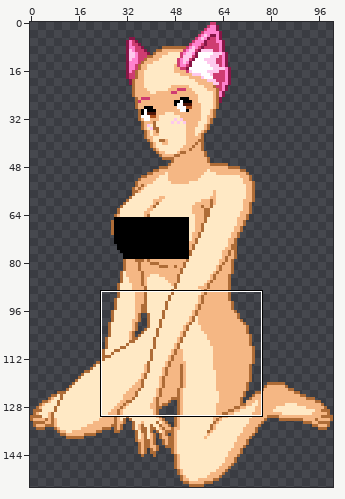
Sprite sheet, stored at base-censored.png. The picture above shows the old version from afar; the outline marks the close-up.
Close-up. Before:
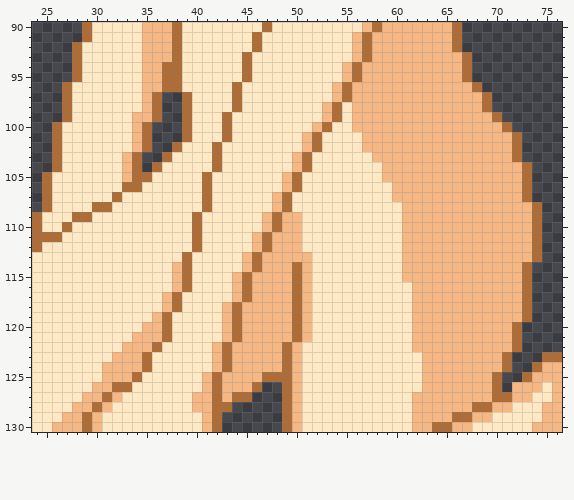
The file is 101x155 pixels. Shown: x 24..76, y 90..130. The commit also changed other parts of the picture, which this record leaves out.
The same view after the edit:
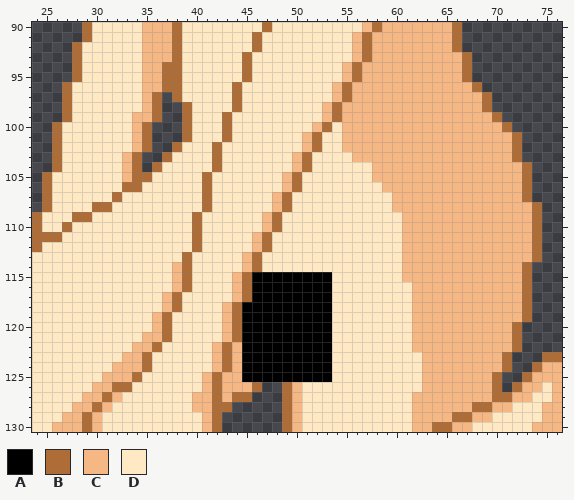
Palette (. is transparent): A #000000  B #ae6c37  C #f5b784  D #ffe9c5
The exact change:
{"y":97,"x":38,"old":".B","new":"BD"}
{"y":98,"x":55,"old":"D","new":"C"}
{"y":99,"x":55,"old":"D","new":"C"}
{"y":100,"x":55,"old":"D","new":"C"}
{"y":101,"x":55,"old":"DD","new":"CC"}
{"y":102,"x":55,"old":"DD","new":"CC"}
{"y":103,"x":56,"old":"DD","new":"CC"}
{"y":104,"x":58,"old":"D","new":"C"}
{"y":105,"x":58,"old":"D","new":"C"}
{"y":106,"x":59,"old":"D","new":"C"}
{"y":108,"x":60,"old":"D","new":"C"}
{"y":109,"x":49,"old":"CC","new":"DD"}
{"y":110,"x":49,"old":"CC","new":"DD"}
{"y":111,"x":48,"old":"CCC","new":"DDD"}
{"y":112,"x":48,"old":"CCC","new":"DDD"}
{"y":113,"x":47,"old":"CCCCC","new":"DDDDD"}
{"y":114,"x":47,"old":"CCCBC","new":"DDDDD"}
{"y":115,"x":46,"old":"CCCCBCDD","new":"AAAAAAAA"}
{"y":116,"x":46,"old":"CCCCBCDD","new":"AAAAAAAA"}
{"y":117,"x":46,"old":"CCCCBCDD","new":"AAAAAAAA"}
{"y":118,"x":45,"old":"CCCCCBCDD","new":"AAAAAAAAA"}
{"y":119,"x":45,"old":"CCCCCBCDD","new":"AAAAAAAAA"}
{"y":120,"x":35,"old":"C","new":"D"}
{"y":120,"x":45,"old":"CCCCCBCDD","new":"AAAAAAAAA"}
{"y":121,"x":34,"old":"C","new":"D"}
{"y":121,"x":45,"old":"CCCCCBCDD","new":"AAAAAAAAA"}
{"y":122,"x":33,"old":"C","new":"D"}
{"y":122,"x":45,"old":"CCCCBCDDD","new":"AAAAAAAAA"}
{"y":123,"x":32,"old":"C","new":"D"}
{"y":123,"x":45,"old":"CCCCBCDDD","new":"AAAAAAAAA"}
{"y":124,"x":31,"old":"C","new":"D"}
{"y":124,"x":45,"old":"CCCCBCDDD","new":"AAAAAAAAA"}
{"y":125,"x":45,"old":"CCBBBCDDD","new":"AAAAAAAAA"}
{"y":126,"x":72,"old":"C","new":"B"}
